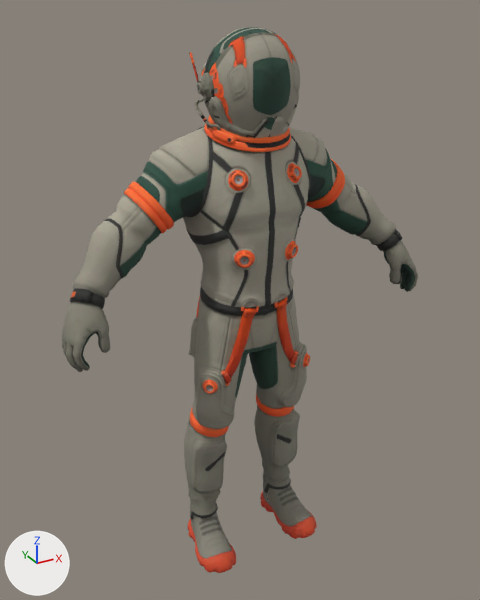
The glTF model assets/imported/m_deo_a.glb: old version first, new version second.
Before and after are seen from a 50 mm lens placed at (-1.019, -1.808, 1.9), pointed at (-0.007, 0.032, 0.981). Arrows for +X, +Y and +Z are at lower left; the lights stay in place. The older version comes first. Where no turn or scale is listed for an object, it has been applied to the vertices. Vertices at exactly the same position are counted once.

In view in the first picture: 'M_MED_Space_Wanderer_Suit_LOD0.mo'.
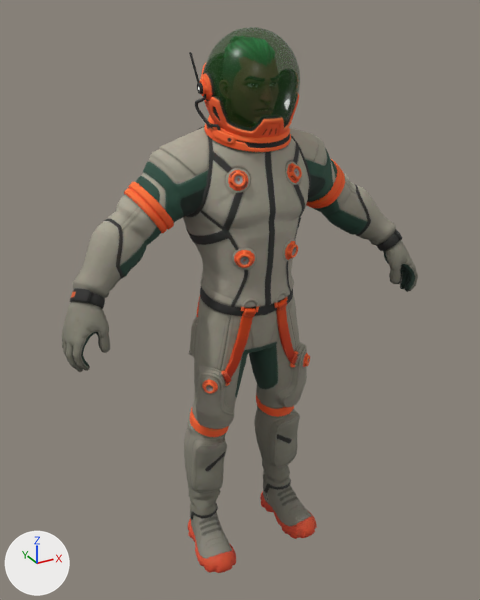
What changed in the scene script:
```text
Add mat_m_med_space_wanderer_suit_faceacc_portable_0:
    mat_m_med_space_wanderer_suit_faceacc_portable_0 = bpy.data.materials.new('M_MED_Space_Wanderer_Suit_FaceAcc_portable_0')
    # uses the picture img_runtime_t_m_med_space_wanderer_suit_faceacc_d_png
    # uses the picture img_runtime_t_m_med_space_wanderer_suit_faceacc_e_png
    # uses the picture img_runtime_t_m_med_space_wanderer_suit_faceacc_n_png_gl
Add mat_m_med_spacewanderer_head_portable_0:
    mat_m_med_spacewanderer_head_portable_0 = bpy.data.materials.new('M_MED_SpaceWanderer_Head_portable_0')
    # uses the picture img_runtime_t_m_med_spacewanderer_head_d_png
    # uses the picture img_runtime_t_m_med_spacewanderer_head_n_png_gl
Add mat_m_med_spacewanderer_suit_hair_portable_0:
    mat_m_med_spacewanderer_suit_hair_portable_0 = bpy.data.materials.new('M_MED_SpaceWanderer_Suit_Hair_portable_0')
    # uses the picture img_runtime_t_m_med_space_wanderer_suit_hair_n_png_gl
    # uses the picture img_runtime_t_m_med_spacewanderer_faceacc_d_png
Add mat_m_med_space_wanderer_suit_glass_portable_0:
    mat_m_med_space_wanderer_suit_glass_portable_0 = principled_material('M_MED_Space_Wanderer_Suit_Glass_portable_0')
    mat_m_med_space_wanderer_suit_glass_portable_0.base_color = (0.00322, 0.0803, 0.0)  # dark green #0b5000
    mat_m_med_space_wanderer_suit_glass_portable_0.roughness = 0.3
    mat_m_med_space_wanderer_suit_glass_portable_0.alpha = 0.5
Change me_m_med_space_wanderer_suit_lod0_md:
    where me_m_med_space_wanderer_suit_lod0_md.from_pydata(...)  # 20063 vertices, 39656 faces; spans x -0.65..0.65, y -0.17..0.2, z 0.0..1.85
    me_m_med_space_wanderer_suit_lod0_md part 1: 1070 faces spanning x -0.14..0.14, y -0.15..0.11, z 1.57..1.85 switch from mat_m_med_space_wanderer_suit_body_portable_0 to mat_m_med_space_wanderer_suit_glass_portable_0 (dark green #0b5000)
    me_m_med_space_wanderer_suit_lod0_md part 2: 5128 faces spanning x -0.18..0.16, y -0.14..0.14, z 1.52..1.78 switch from mat_m_med_space_wanderer_suit_body_portable_0 to mat_m_med_space_wanderer_suit_faceacc_portable_0
    add me_m_med_space_wanderer_suit_lod0_md.materials.append(mat_m_med_spacewanderer_suit_hair_portable_0)
    add me_m_med_space_wanderer_suit_lod0_md.materials.append(mat_m_med_spacewanderer_head_portable_0)
```

Changed parts and their boxes [x1, y1, x2, y2] in the pictures (480 x 600 px):
part 1 of me_m_med_space_wanderer_suit_lod0_md, recoloured: [204, 27, 300, 130] in both
part 2 of me_m_med_space_wanderer_suit_lod0_md, recoloured: [189, 52, 299, 138] in both
